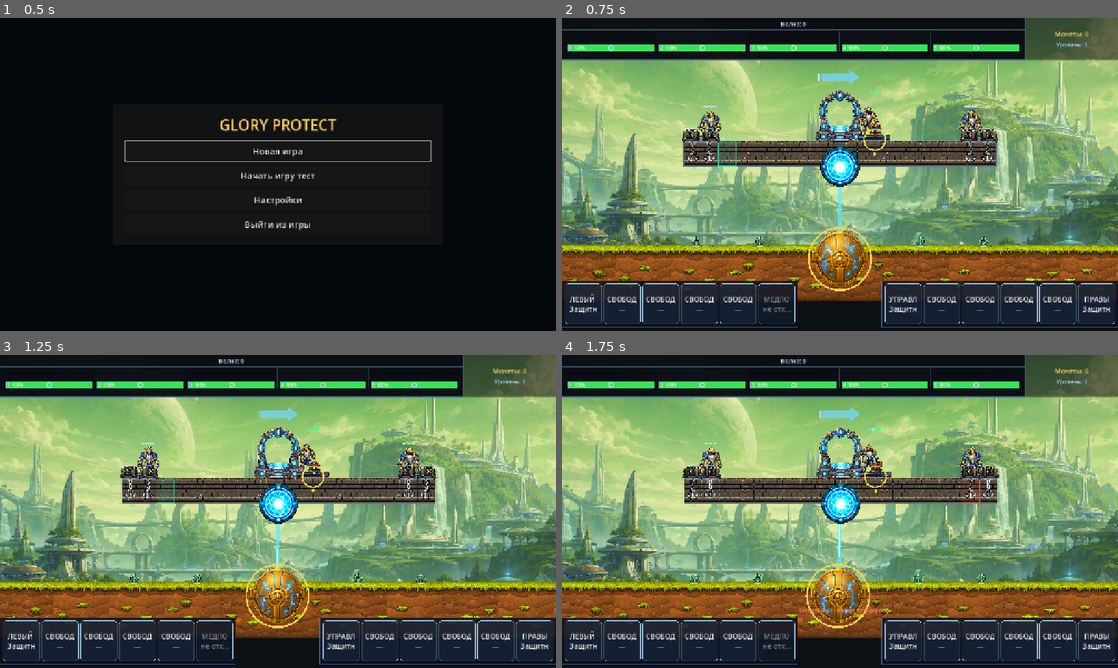
Above: before the commit, frames 1-4 (two rows, left to right).
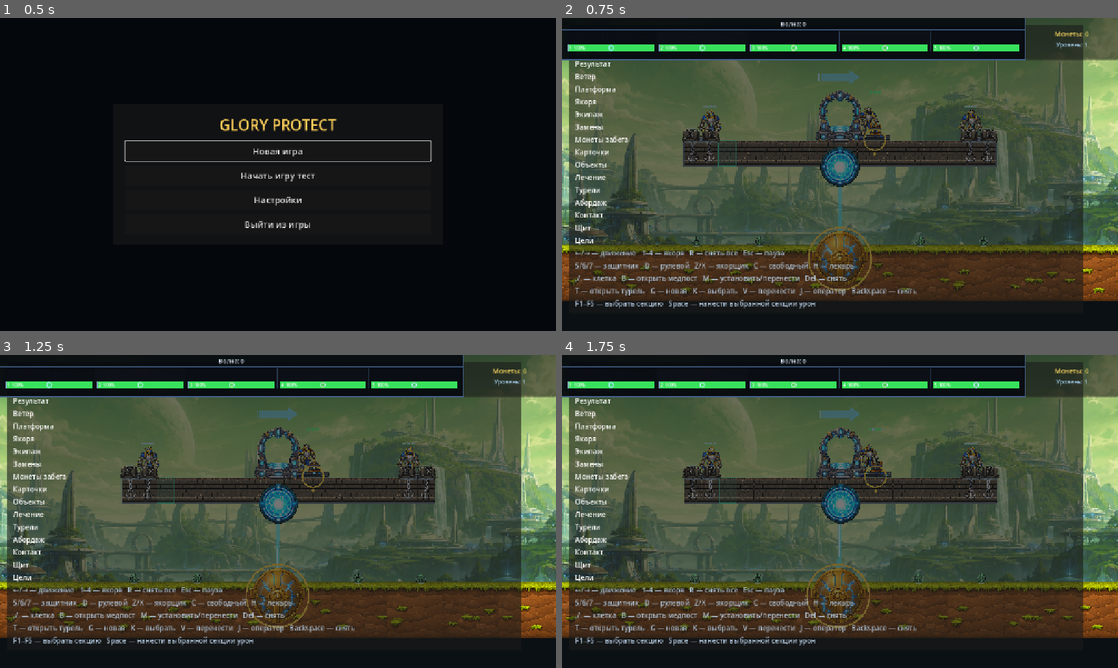
Above: after the commit, the same moments.

Repository: bageus/GloryProtect
Game: Godot game, scene res://scenes/app/app_shell.tscn
The game is run twice, just before and just after one commit, with the same random seed, the same clock (stepped at 60 frames per second) and the same inputs.
Inputs (mouse positions are in pixels of both pictures, inside the frame that each line leads up to):
- Up to frame 1 (0.5 s): no input
- Up to frame 2 (0.75 s): click "Новая игра" at 0.5 s
- Up to frame 3 (1.25 s): no input
- Up to frame 4 (1.75 s): tap Enter (ui_accept) at 1.25, 1.52 s; move the mouse to (962, 495) at 1.27 s; hold X (gp_assign_right_anchor) from 1.28 s (still down); hold R (gp_anchor_remove_all) from 1.28 s (still down); click (962, 495) at 1.42 s

Frame 1 is identical in both runs. In frame 2, 76% of the frame differs, in the area x 0-100%, y 2-99%; in frame 3, 76%; in frame 4, 76%.
Error after the commit: Parse Error: Cannot find member "input_bindings_changed" in base "AppSettings". (res://scripts/ui/prototype_hud.gd:95)

Commit message:
show instant anchor removal prompt

Diff:
--- a/scripts/ui/prototype_hud.gd
+++ b/scripts/ui/prototype_hud.gd
@@ -1,5 +1,7 @@
 class_name PrototypeHUD
 extends Control
+
+const ANCHOR_REMOVE_ALL_ACTION_ID := &"gp_anchor_remove_all"
 
 @export_node_path("GameFlowController") var game_flow_path: NodePath
 @export_node_path("RunDifficulty") var run_difficulty_path: NodePath
@@ -77,6 +79,7 @@
 @onready var _pause_label: Label = %PauseLabel
 
 var _placement: BuildablePlacementController
+var _instant_anchor_remove_prompt: Label
 
 
 func _ready() -> void:
@@ -88,6 +91,14 @@
 			buildable_placement_controller_path
 		) as BuildablePlacementController
 	_create_crew_command_panel()
+	_create_instant_anchor_remove_prompt()
+	if not AppSettings.input_bindings_changed.is_connected(
+		_update_instant_anchor_remove_prompt
+	):
+		AppSettings.input_bindings_changed.connect(
+			_update_instant_anchor_remove_prompt
+		)
+	_update_instant_anchor_remove_prompt()
 
 
 func _unhandled_input(event: InputEvent) -> void:
@@ -109,9 +120,23 @@
 	_update_anchors_crew_and_boarding()
 	_update_buildables_medical_and_turrets()
 	_update_contact_and_shield()
+	_update_instant_anchor_remove_prompt()
 	_pause_label.visible = (
 		_game_flow.state == GameFlowController.RunState.MANUAL_PAUSE
 	)
+
+
+func is_instant_anchor_remove_prompt_visible_for_tests() -> bool:
+	return (
+		_instant_anchor_remove_prompt != null
+		and _instant_anchor_remove_prompt.visible
+	)
+
+
+func get_instant_anchor_remove_prompt_text_for_tests() -> String:
+	if _instant_anchor_remove_prompt == null:
+		return ""
+	return _instant_anchor_remove_prompt.text
 
 
 func _create_crew_command_panel() -> void:
@@ -125,6 +150,54 @@
 		_buildable_grid
 	)
 	add_child(panel)
+
+
+func _create_instant_anchor_remove_prompt() -> void:
+	_instant_anchor_remove_prompt = Label.new()
+	_instant_anchor_remove_prompt.name = "InstantAnchorRemovePrompt"
+	_instant_anchor_remove_prompt.anchor_left = 0.5
+	_instant_anchor_remove_prompt.anchor_right = 0.5
+	_instant_anchor_remove_prompt.anchor_top = 1.0
+	_instant_anchor_remove_prompt.anchor_bottom = 1.0
+	_instant_anchor_remove_prompt.offset_left = -260.0
+	_instant_anchor_remove_prompt.offset_right = 260.0
+	_instant_anchor_remove_prompt.offset_top = -88.0
+	_instant_anchor_remove_prompt.offset_bottom = -48.0
+	_instant_anchor_remove_prompt.horizontal_alignment = HORIZONTAL_ALIGNMENT_CENTER
+	_instant_anchor_remove_prompt.vertical_alignment = VERTICAL_ALIGNMENT_CENTER
+	_instant_anchor_remove_prompt.add_theme_font_size_override("font_size", 20)
+	_instant_anchor_remove_prompt.add_theme_color_override(
+		"font_color",
+		Color(1.0, 0.9, 0.42)
+	)
+	_instant_anchor_remove_prompt.add_theme_color_override(
+		"font_outline_color",
+		Color(0.03, 0.04, 0.08, 0.95)
+	)
+	_instant_anchor_remove_prompt.add_theme_constant_override("outline_size", 4)
+	_instant_anchor_remove_prompt.visible = false
+	_instant_anchor_remove_prompt.mouse_filter = Control.MOUSE_FILTER_IGNORE
+	add_child(_instant_anchor_remove_prompt)
+
+
+func _update_instant_anchor_remove_prompt() -> void:
+	if _instant_anchor_remove_prompt == null:
+		return
+	var should_show: bool = _should_show_instant_anchor_remove_prompt()
+	_instant_anchor_remove_prompt.visible = should_show
+	if not should_show:
+		return
+	_instant_anchor_remove_prompt.text = "[%s] быстро снять все тросы" % (
+		AppSettings.get_binding_text(ANCHOR_REMOVE_ALL_ACTION_ID)
+	)
+
+
+func _should_show_instant_anchor_remove_prompt() -> bool:
+	return (
+		_game_flow.is_world_simulation_active()
+		and _anchors.is_instant_remove_all_enabled()
+		and _anchors.get_active_path_count() > 0
+	)
 
 
 func _update_run_state() -> void:
